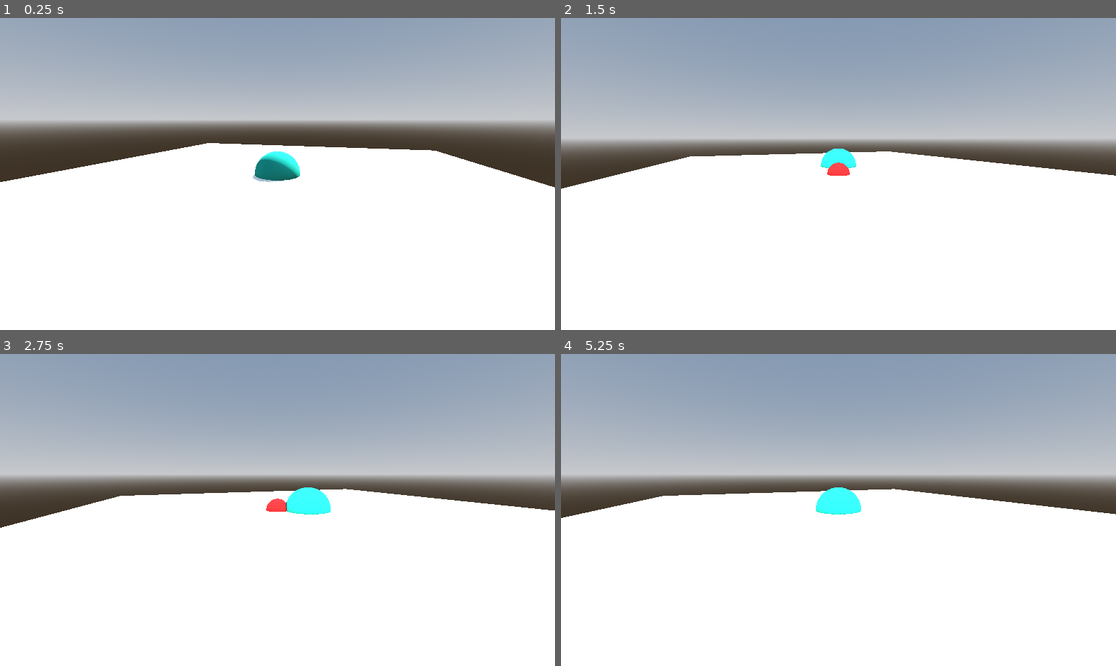
Above: before the commit, frames 1-4 (two rows, left to right).
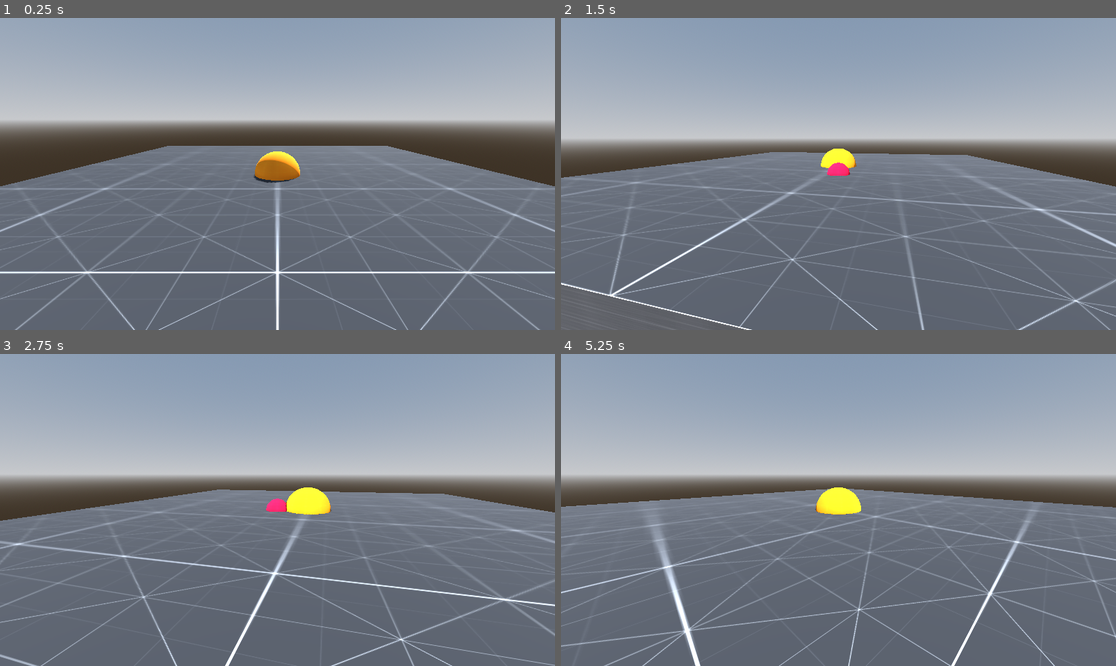
Above: after the commit, the same moments.

Repository: tyson-nw/godot_FreeLookCamera
Game: Godot game, scene res://Scenes/world.tscn
Two runs of this game, one before a commit and one after it. Both use one fixed random seed, a clock stepped at 60 frames per second and the inputs below.
Inputs (mouse positions are in pixels of both pictures, inside the frame that each line leads up to):
- Up to frame 1 (0.25 s): no input
- Up to frame 2 (1.5 s): tap Enter at 0.5 s; move the mouse to (960, 158) at 0.52 s; tap Middle mouse button (flc_activate_zoom, bound only before t… at 0.6 s; click (960, 158) at 0.67 s; tap S (flc_camera_back) at 0.8, 1.35 s; tap Space at 1.25 s; move the mouse to (727, 189) at 1.27 s; click (727, 189) at 1.42 s
- Up to frame 3 (2.75 s): tap W (flc_camera_foreward) at 1.55, 2.1 s; tap Enter at 2 s; move the mouse to (333, 441) at 2.02 s; click (333, 441) at 2.17 s; tap A (flc_camera_left) at 2.3 s
- Up to frame 4 (5.25 s): tap Space at 2.75, 4.25 s; move the mouse to (810, 572) at 2.77 s; tap A (flc_camera_left) at 2.85 s; click (810, 572) at 2.92 s; tap D (flc_camera_right) at 3.05, 3.6 s; tap Enter at 3.5 s; move the mouse to (1005, 556) at 3.52 s; click (1005, 556) at 3.67 s; tap Mouse wheel up (flc_zoom_in) at 3.8, 4.35 s; move the mouse to (672, 463) at 4.27 s; click (672, 463) at 4.42 s; tap Mouse wheel down (flc_zoom_out) at 4.55, 5.1 s; move the mouse to (866, 510) at 5.02 s; hold Q (flc_camera_swing_left, bound only after the commit) from 5.03 s (still down); click (866, 510) at 5.17 s

The runs differ from the first frame. In frame 1, 55% of the frame differs, in the area x 0-100%, y 40-100%; in frame 2, 54%; in frame 3, 54%; in frame 4, 54%.

Commit message:
added keyboard swing, added textures to demo world, updated documentation

Diff:
--- a/Scenes/free_look_camera.tscn
+++ b/Scenes/free_look_camera.tscn
@@ -1,15 +1,19 @@
-[gd_scene load_steps=5 format=3 uid="uid://dnfkuofhxxpe3"]
+[gd_scene load_steps=6 format=3 uid="uid://dnfkuofhxxpe3"]
 
 [ext_resource type="Script" path="res://Scripts/FreeLookCamera.gd" id="1_3y43t"]
 [ext_resource type="Script" path="res://Scripts/MainCamera.gd" id="2_15og0"]
+[ext_resource type="Texture2D" uid="uid://clyg2qry6k4h8" path="res://Assets/texture_red_05.png" id="3_hgsnn"]
 
 [sub_resource type="SphereMesh" id="SphereMesh_3h0l4"]
 
 [sub_resource type="StandardMaterial3D" id="StandardMaterial3D_r83ux"]
-albedo_color = Color(1, 0.11, 0.11, 1)
+albedo_texture = ExtResource("3_hgsnn")
+uv1_scale = Vector3(10, 10, 10)
 
 [node name="FreeLookCamera" type="Node3D"]
 script = ExtResource("1_3y43t")
+limit_rotation = false
+max_zoom = 20
 
 [node name="Dolly" type="Node3D" parent="."]
 
@@ -21,10 +25,8 @@
 [node name="MainCamera" type="Camera3D" parent="Dolly/HorizontalPivot/VerticalPivot"]
 transform = Transform3D(1, 0, 0, 0, 1, 0, 0, 0, 1, 0, 0, 5)
 script = ExtResource("2_15og0")
-freeze_zoom = true
 
 [node name="target" type="MeshInstance3D" parent="Dolly"]
-visible = false
 mesh = SubResource("SphereMesh_3h0l4")
 skeleton = NodePath("../..")
 surface_material_override/0 = SubResource("StandardMaterial3D_r83ux")
--- a/Scenes/world.tscn
+++ b/Scenes/world.tscn
@@ -1,6 +1,8 @@
-[gd_scene load_steps=9 format=3 uid="uid://2ikr418gwwws"]
+[gd_scene load_steps=11 format=3 uid="uid://2ikr418gwwws"]
 
 [ext_resource type="PackedScene" uid="uid://dnfkuofhxxpe3" path="res://Scenes/free_look_camera.tscn" id="1_6ojob"]
+[ext_resource type="Texture2D" uid="uid://csogpnv23plvt" path="res://Assets/texture_grey_04.png" id="1_xxjbu"]
+[ext_resource type="Texture2D" uid="uid://sa3pkni7618h" path="res://Assets/texture_orange_05.png" id="2_xt781"]
 
 [sub_resource type="ProceduralSkyMaterial" id="ProceduralSkyMaterial_aea5m"]
 sky_horizon_color = Color(0.64625, 0.65575, 0.67075, 1)
@@ -17,13 +19,16 @@
 [sub_resource type="BoxMesh" id="BoxMesh_l8l3w"]
 
 [sub_resource type="StandardMaterial3D" id="StandardMaterial3D_0xnmf"]
+albedo_texture = ExtResource("1_xxjbu")
+uv1_scale = Vector3(10, 10, 10)
 
 [sub_resource type="SphereMesh" id="SphereMesh_ehd5x"]
 radius = 1.0
 height = 2.0
 
 [sub_resource type="StandardMaterial3D" id="StandardMaterial3D_pr1q4"]
-albedo_color = Color(0.0880475, 0.641009, 0.554031, 1)
+albedo_texture = ExtResource("2_xt781")
+uv1_scale = Vector3(10, 10, 10)
 
 [node name="World" type="Node3D"]
 
--- a/Scripts/FreeLookCamera.gd
+++ b/Scripts/FreeLookCamera.gd
@@ -1,21 +1,51 @@
 extends Node3D
+@export var show_target : bool = false
+@export_group("Dolly Position")
+@export var start_position : Vector3 = Vector3(0,0,0)
+@export_range(0,5,.1) var dolly_speed : float = 4.0
 
-@export_range(0,5,.1) var dolly_speed : float = 4.0
+@export_group("Rotation")
+@export_range(-180,180,5) var starting_rotation : int = 0
 @export_range(0,0.1,.01) var rotation_speed : float = .02
-@export_range(-180,180,5) var starting_rotation : int = 15
+
+@export_subgroup("Rotation Limits")
 @export var limit_rotation : bool = true
 @export_range(-180,180,5) var min_rotation : int = -180
 @export_range(-180,180,5) var max_rotation : int = 180
+
+@export_subgroup("Rotation Keys")
+@export var rotatate_on_keypress_hold : bool = true
+@export_range(0,360,1) var rotate_on_keypress : float = 5
+@export_range(0,5,0.01) var rotate_on_keypress_time : float = 1.0
+
+@export_group("Elevation")
 @export_range(0,90,1) var min_elevation : int = 10
 @export_range(0,90,1) var max_elevation : int = 45
 @export_range(0,90,1) var start_elevation : int = 15
+
+@export_group("Zoom")
+@export var freeze_zoom : bool = false
+@export_range(0,20,1) var start_zoom : int = 4
 @export_range(0,50,1) var zoom_speed : int = 20
 @export_range(0,100,1) var min_zoom : int = 2
 @export_range(0,100,1) var max_zoom : int = 10
-@export_range(0,20,1) var start_zoom : int = 4
-@export var freeze_zoom : bool = false
-@export var show_target : bool = false
-@export var lock_dolly : bool = false
+
+@export_group("Controls")
+@export var key_controls : Dictionary = {
+	"flc_camera_foreward": [KEY_W],
+	"flc_camera_back": [KEY_S],
+	"flc_camera_left": [KEY_A],
+	"flc_camera_right": [KEY_D],
+	"flc_camera_swing_left" : [KEY_Q],
+	"flc_camera_swing_right": [KEY_E]
+}
+@export var mouse_controls : Dictionary = {
+	"flc_activate_swing" : [MOUSE_BUTTON_MIDDLE],
+	"flc_zoom_in" : [MOUSE_BUTTON_WHEEL_UP],
+	"flc_zoom_out" : [MOUSE_BUTTON_WHEEL_DOWN]
+}
+
+
 
 @onready var dolly : Node3D = $Dolly
 @onready var horizontal_pivot = $Dolly/HorizontalPivot
@@ -23,34 +53,28 @@
 @onready var camera = $Dolly/HorizontalPivot/VerticalPivot/MainCamera
 @onready var target = $Dolly/target
 
-var freemove : bool = false
-var curr_pivot : float = 0
-var key_controls : Dictionary = {
-	"flc_camera_foreward": [KEY_W],
-	"flc_camera_back": [KEY_S],
-	"flc_camera_left": [KEY_A],
-	"flc_camera_right": [KEY_D]
-}
-var mouse_controls : Dictionary = {
-	"flc_activate_zoom" : [MOUSE_BUTTON_MIDDLE],
-	"flc_zoom_in" : [MOUSE_BUTTON_WHEEL_UP],
-	"flc_zoom_out" : [MOUSE_BUTTON_WHEEL_DOWN]
-}
+var last_camera_location : Vector3
 
+var _unlock_swing : bool = false
+var _curr_pivot : float = 0
+var _swinging : String = ""
+var _swing_from : float = 0
+var _swing_to : float = 0
+var _swing_step : float = 0
+var _swung : float = 0
+#var _curr_swing : float = 0
 
 
 func _ready() -> void :
 	target.visible = show_target
 	vertical_pivot.rotation.x = deg_to_rad(-start_elevation)
-
-	if lock_dolly :
-		horizontal_pivot.rotation.y = deg_to_rad(starting_rotation)
-	else:
-		dolly.rotation.y = deg_to_rad(starting_rotation)
+	$".".position = start_position
+	dolly.rotation.y = deg_to_rad(starting_rotation)
 
 	camera.translate_object_local(Vector3.BACK * start_zoom)
 	mapinputs()
 
+	last_camera_location = camera.position
 
 func mapinputs() -> void :
 	var ev
@@ -76,53 +100,87 @@
 
 func _process(delta) -> void :
 	horizontalmove(delta)
+	zoom(delta)
+	mouse_swing(delta)
+	keypress_swing(delta)
 
-	if Input.is_action_just_pressed("flc_activate_zoom"):
-		freemove = true
-		Input.set_mouse_mode(Input.MOUSE_MODE_CAPTURED)
-	if Input.is_action_just_released("flc_activate_zoom"):
-		freemove = false
-		Input.set_mouse_mode(Input.MOUSE_MODE_VISIBLE)
-	if freemove :
-		horizontalswing(delta)
-		verticalswing(delta)
 
-	zoom(delta)
+	last_camera_location = camera.position
 
 # controls the movement of the dolly
-func horizontalmove(delta) -> void :
+func horizontalmove(delta : float) -> void :
 	var direction := Input.get_vector("flc_camera_left","flc_camera_right","flc_camera_foreward","flc_camera_back")
 	var direction3d := Vector3(direction.x, 0, direction.y)
 
-	if lock_dolly :
-		dolly.position += direction3d * delta * dolly_speed
-	else:
-		dolly.translate_object_local(direction3d * zoom_speed * delta)
-		# get direction currently pointing
-		# get direction of input
 
-		# move relative to currently pointing direction.
-		pass
+	dolly.translate_object_local(direction3d * zoom_speed * delta)
+
+func mouse_swing(delta : float) -> void :
+	if Input.is_action_just_pressed("flc_activate_swing"):
+		_unlock_swing = true
+		Input.set_mouse_mode(Input.MOUSE_MODE_CAPTURED)
+	if Input.is_action_just_released("flc_activate_swing"):
+		_unlock_swing = false
+		Input.set_mouse_mode(Input.MOUSE_MODE_VISIBLE)
+	if _unlock_swing :
+		horizontalswing(Input.get_last_mouse_velocity().x * delta * rotation_speed)
+		verticalswing(delta)
+
+
+func keypress_swing(delta : float) -> void :
+	if rotatate_on_keypress_hold :
+		#Rotate when holdign down the key
+		if Input.is_action_pressed("flc_camera_swing_left"):
+			horizontalswing(-1 * rotate_on_keypress * delta)
+			pass
+		if Input.is_action_pressed("flc_camera_swing_right") :
+			horizontalswing(rotate_on_keypress * delta)
+	else :
+		#Rotate on press, lock acceptance, kick of swing
+		if _swinging == "" :
+
+			if Input.is_action_just_pressed("flc_camera_swing_left"):
+				_swing_from = dolly.rotation.y
+				_swing_to = deg_to_rad(rotate_on_keypress)
+				_swinging = "left"
+				_swung = 0
+
+			if Input.is_action_just_pressed("flc_camera_swing_right"):
+				_swing_from = dolly.rotation.y
+				_swing_to = deg_to_rad(rotate_on_keypress)
+				_swinging = "right"
+				_swung = 0
+
+		if _swinging == "left":
+			var step : float =(deg_to_rad(rotate_on_keypress) / rotate_on_keypress_time) * delta
+			if(_swung < _swing_to) :
+				dolly.rotation.y -= step
+				_swung += step
+			else:
+				dolly.rotation.y = deg_to_rad(round(rad_to_deg(_swing_from-_swing_to)))
+				_swinging = ""
+
+		if _swinging == "right":
+			var step : float =(deg_to_rad(rotate_on_keypress) / rotate_on_keypress_time) * delta
+			if(_swung < _swing_to) :
+				dolly.rotation.y += step
+				_swung += step
+			else:
+				dolly.rotation.y = deg_to_rad(round(rad_to_deg(_swing_from+_swing_to)))
+				_swinging = ""
+
 
 # controls horizontal swing
-func horizontalswing(delta) -> void:
-	var pivotby : float = Input.get_last_mouse_velocity().x * delta * rotation_speed
-	if lock_dolly :
-		if limit_rotation:
-			if horizontal_pivot.rotation.y + pivotby > deg_to_rad(min_rotation) and horizontal_pivot.rotation.y + pivotby < deg_to_rad(max_rotation) :
-				horizontal_pivot.rotation.y = horizontal_pivot.rotation.y + pivotby
-		else:
-			horizontal_pivot.rotation.y = horizontal_pivot.rotation.y + pivotby
+func horizontalswing(pivotby : float) -> void:
+	if limit_rotation :
+		if dolly.rotation.y + pivotby > deg_to_rad(min_rotation) and dolly.rotation.y + pivotby < deg_to_rad(max_rotation) :
+			dolly.rotation.y = dolly.rotation.y + pivotby
 	else:
-		if limit_rotation :
-			if dolly.rotation.y + pivotby > deg_to_rad(min_rotation) and dolly.rotation.y + pivotby < deg_to_rad(max_rotation) :
-				dolly.rotation.y = dolly.rotation.y + pivotby
-		else:
-			dolly.rotation.y = dolly.rotation.y + pivotby
+		dolly.rotation.y = dolly.rotation.y + pivotby
 
 func verticalswing(delta)-> void:
 	var pivotby : float = Input.get_last_mouse_velocity().y * delta * rotation_speed
-	curr_pivot -= pivotby
+	_curr_pivot -= pivotby
 	vertical_pivot.rotation.x = clamp(vertical_pivot.rotation.x-pivotby, deg_to_rad(-max_elevation), deg_to_rad(-min_elevation))
 
 func zoom(delta) -> void:
@@ -132,8 +190,8 @@
 	if freeze_zoom or $Dolly/HorizontalPivot/VerticalPivot/MainCamera.freeze_zoom :
 		return
 
-	if Input.is_action_just_released("flc_zoom_in") and distance > min_zoom:
+	if Input.is_action_just_pressed("flc_zoom_in") and distance > min_zoom:
 		camera.translate_object_local(Vector3.FORWARD * zoom_speed * delta)
 
-	if Input.is_action_just_released("flc_zoom_out") and distance < max_zoom:
+	if Input.is_action_just_pressed("flc_zoom_out") and distance < max_zoom:
 		camera.translate_object_local(Vector3.BACK * zoom_speed * delta)
Binary file added: Assets/texture_grey_04.png
Not shown, added: Assets/texture_grey_04.png.import
Binary file added: Assets/texture_orange_05.png
Not shown, added: Assets/texture_orange_05.png.import
Binary file added: Assets/texture_red_05.png
Not shown, added: Assets/texture_red_05.png.import
Not shown, changed: README.md
